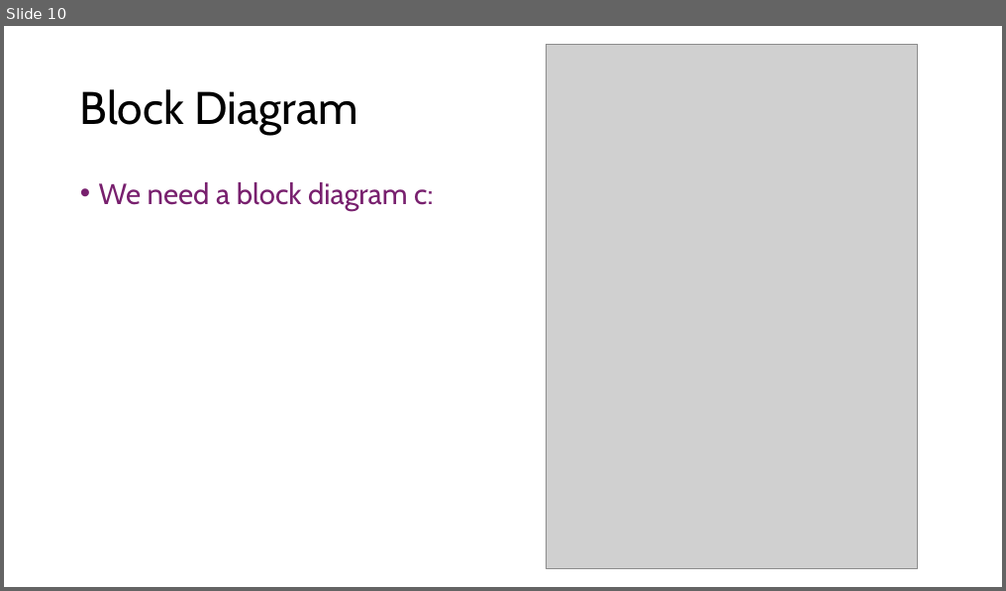
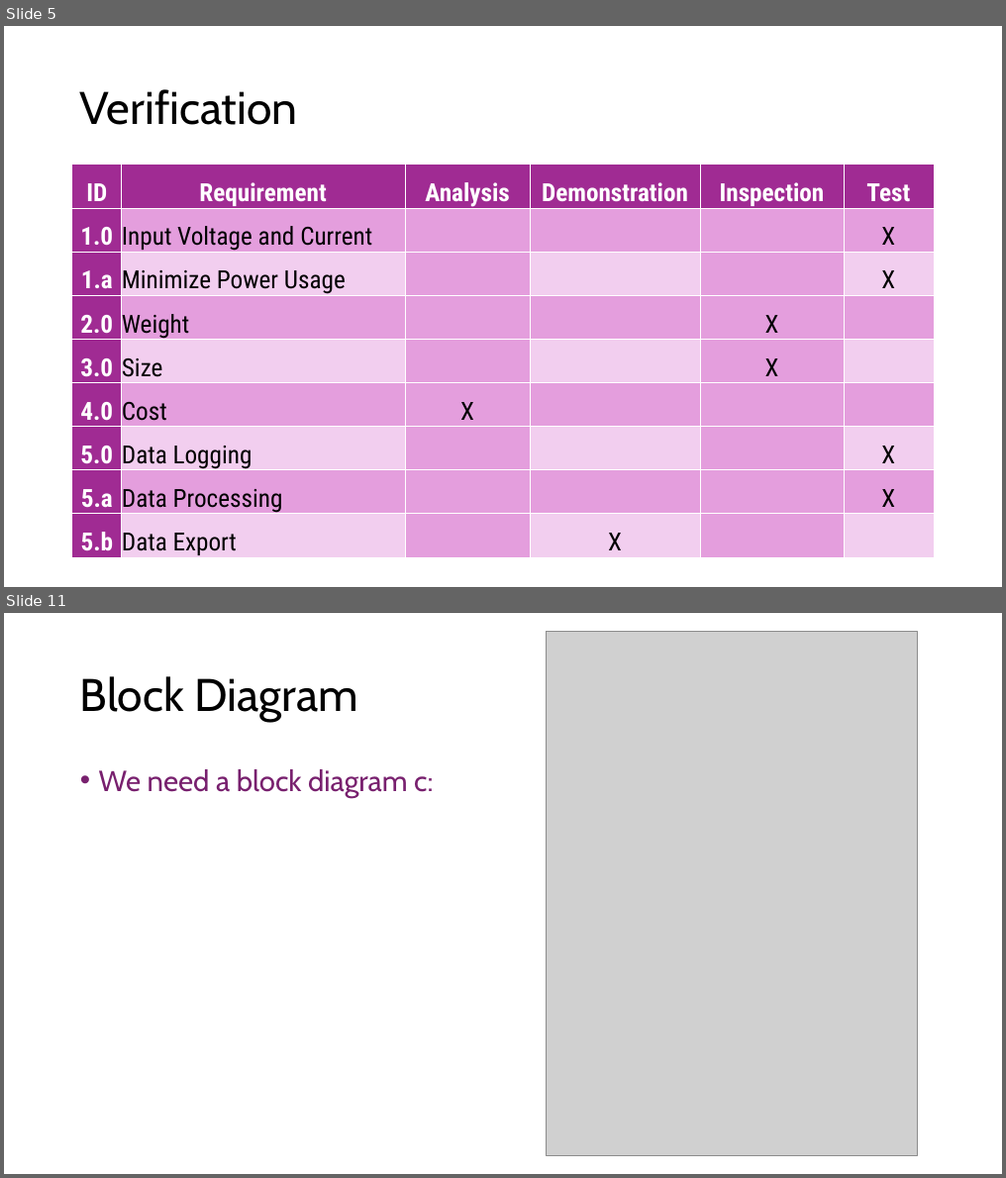
Before and after one commit to Tannyr-Singleterry/ECE590_SeniorDesign, a slide deck: Documents/CDR/CDR_Presentation.pptx. Shown one above the other, each under a label of ours: slide 10 before the commit, slides 5 and 11 after it; the slides between them are not shown. The pictures are 1006x591 and 1006x1178 pixels, drawn with LibreOffice and Linux fonts; fonts in the diff are those of the drawing; grey boxes stand for pictures. Boxes give left, top, right and bottom in pixels: in the first picture for what was removed or moved away, otherwise in the second. Text is boxed around its words. In the diff, an @@ line names an element or a change of style, - is before the commit and + after.

```diff
--- a/Documents/CDR/CDR_Presentation.pptx
+++ b/Documents/CDR/CDR_Presentation.pptx
@@ slide 5 added at [4, 26, 1002, 587], background #FFFFFF @@
@@ title added at [80, 89, 298, 125], 44 pt, text #000000 @@
+Verification
@@ table added at [73, 165, 934, 560], 9 rows, 6 columns @@
+ID | Requirement | Analysis | Demonstration | Inspection | Test
+1.0 | Input Voltage and Current |  |  |  | X
+1.a | Minimize Power Usage |  |  |  | X
+2.0 | Weight |  |  | X | 
+3.0 | Size |  |  | X | 
+4.0 | Cost | X |  |  | 
+5.0 | Data Logging |  |  |  | X
+5.a | Data Processing |  |  |  | X
+5.b | Data Export |  | X |  | 
@@ what was slide 10 is now slide 11 @@
```
Also in this commit, not shown: 10 slides changed, 1 other slide added, 1 slide removed, 2 other files.
